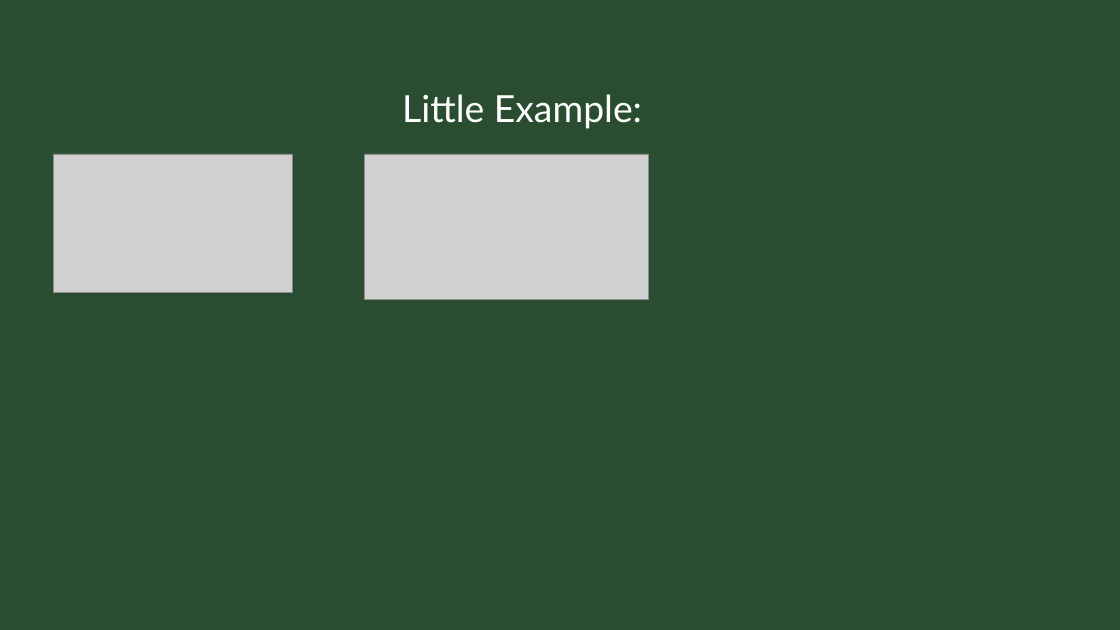
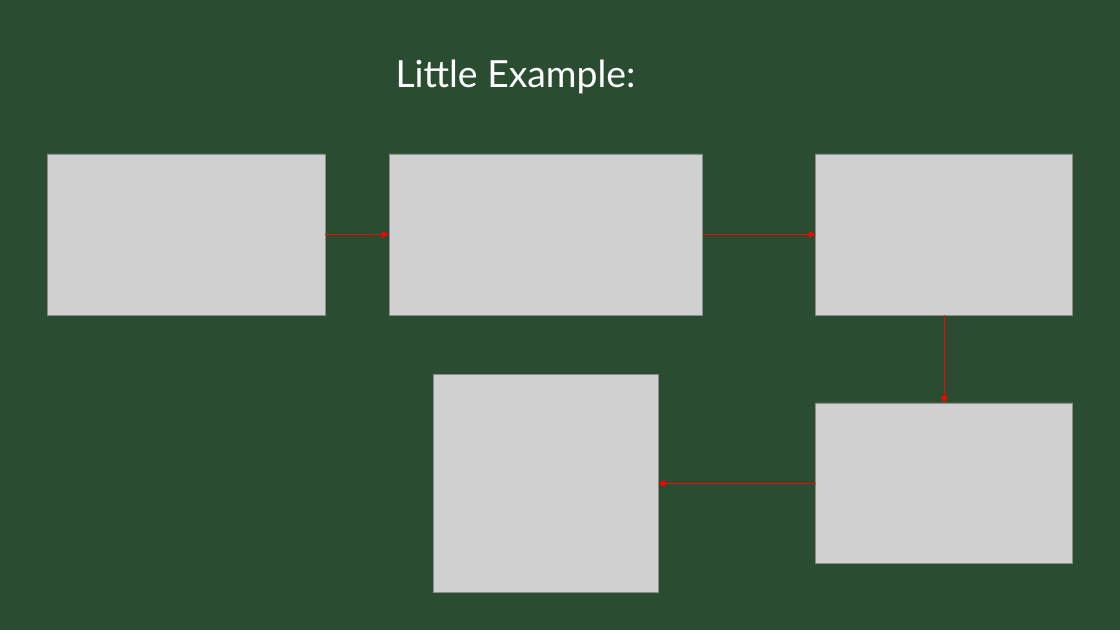
Before and after one commit to ByteWolf-dev/Baitura-Leeb-LinkedList-2022, a slide deck: slide 6 of Artifacts/Linked List.pptx. Drawn at 1120x630 pixels with LibreOffice and Linux fonts; fonts in the diff are those of the drawing; grey boxes stand for pictures. Boxes give left, top, right and bottom in pixels: in the first picture for what was removed or moved away, otherwise in the second. Text is boxed around its words. In the diff, an @@ line names an element or a change of style, - is before the commit and + after.

Commit message:
Updating powerpoint 4

```diff
--- a/Artifacts/Linked List.pptx
+++ b/Artifacts/Linked List.pptx
@@ title "Little Example:" moved from (x1=402, y1=94, x2=642, y2=129) to (x1=396, y1=59, x2=635, y2=94) @@
@@ picture resized from (x1=54, y1=154, x2=292, y2=292) to (x1=47, y1=154, x2=325, y2=315) @@
@@ picture resized from (x1=365, y1=154, x2=649, y2=300) to (x1=389, y1=154, x2=702, y2=315) @@
@@ picture added at (x1=816, y1=154, x2=1073, y2=315) @@
@@ arrow added from (325, 234) to (389, 234), #FF0000 0.5 pt @@
@@ arrow added from (702, 234) to (816, 234), #FF0000 0.5 pt @@
@@ arrow added from (944, 315) to (944, 403), #FF0000 0.5 pt @@
@@ picture added at (x1=434, y1=375, x2=659, y2=593) @@
@@ picture added at (x1=816, y1=403, x2=1073, y2=565) @@
@@ arrow added from (816, 484) to (659, 484), #FF0000 0.5 pt @@
```
Also in this commit, not shown: 2 slides added, 41 other files.
